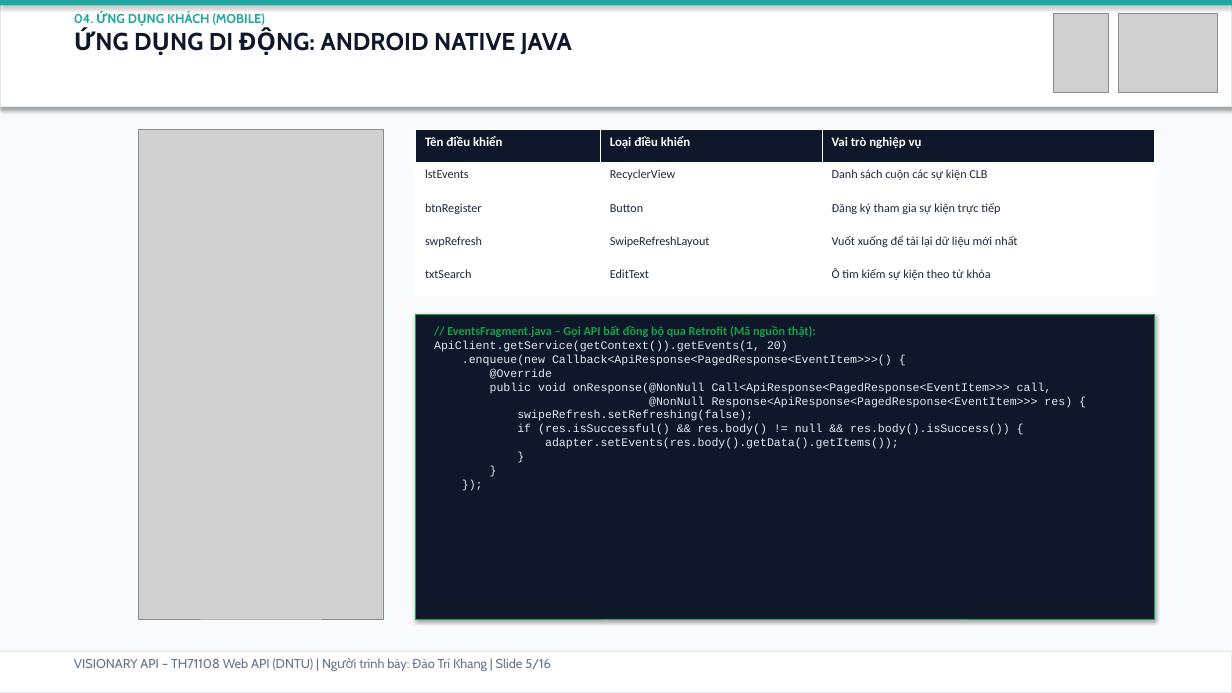
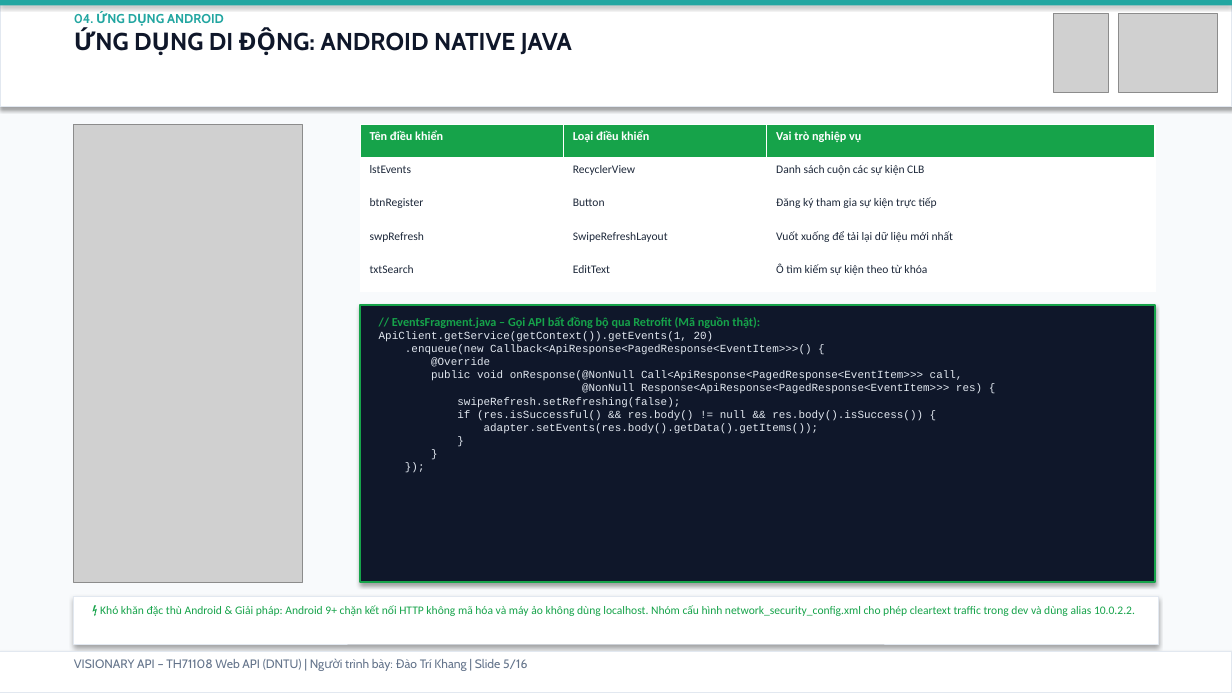
Before and after one commit to lovemvaf/visionary-api, a slide deck: slide 5 of deliverables/VISIONARY_TH71108_FINAL_PRESENTATION.pptx. Drawn at 1232x693 pixels with LibreOffice and Linux fonts; fonts in the diff are those of the drawing; grey boxes stand for pictures. Boxes give left, top, right and bottom in pixels: in the first picture for what was removed or moved away, otherwise in the second. Text is boxed around its words. In the diff, an @@ line names an element or a change of style, - is before the commit and + after.

```diff
--- a/deliverables/VISIONARY_TH71108_FINAL_PRESENTATION.pptx
+++ b/deliverables/VISIONARY_TH71108_FINAL_PRESENTATION.pptx
@@ text at (x1=74, y1=14, x2=224, y2=28): text changed @@
-04. ỨNG DỤNG KHÁCH (MOBILE)
+04. ỨNG DỤNG ANDROID
@@ picture resized from (x1=139, y1=129, x2=384, y2=619) to (x1=74, y1=125, x2=303, y2=582) @@
@@ table at (x1=360, y1=125, x2=1155, y2=291) @@
@@ fill #0F172A to #16A34A in row 1 @@
@@ size 10 to 9.5 pt in "Tên điều khiển", "Loại điều khiển", "Vai trò nghiệp vụ" @@
@@ size 9.5 to 9 pt in "lstEvents", "RecyclerView", "Danh sách cuộn các sự kiện CLB", "btnRegister" and 8 more places @@
@@ table resized from (x1=416, y1=129, x2=1155, y2=296) to (x1=360, y1=125, x2=1155, y2=291) @@
@@ rectangle resized from (x1=416, y1=314, x2=1155, y2=619) to (x1=360, y1=305, x2=1155, y2=582) @@
@@ rectangle at (x1=360, y1=305, x2=1155, y2=582): outline #16A34A 0.75 pt to #16A34A 1.5 pt @@
@@ text "// EventsFragment.java – Gọi API ..." moved from (x1=434, y1=326, x2=1072, y2=449) to (x1=379, y1=317, x2=982, y2=434) @@
@@ text at (x1=379, y1=332, x2=982, y2=434): size 9 to 8.5 pt in "ApiClient.getService(getContext()).getEvents(1, 20)", ".enqueue(new Callback<ApiResponse<PagedResponse<EventItem>>> ...", "@Override", "public void onResponse(@NonNull Call<ApiResponse<PagedRespon ..." and 7 more places @@
@@ rectangle added at (x1=74, y1=596, x2=1158, y2=644), fill #FFFFFF, outline #E2E8F0 0.75 pt @@
@@ text added at (x1=100, y1=605, x2=1135, y2=616), 9 pt, text #16A34A @@
+⚡ Khó khăn đặc thù Android & Giải pháp: Android 9+ chặn kết nối HTTP không mã hóa và máy ảo không dùng localhost. Nhóm cấu hình network_security_config.xml cho phép cleartext traffic trong dev và dùng alias 10.0.2.2.
@@ text "VISIONARY API – TH71108 Web ..." at (x1=74, y1=659, x2=527, y2=671): size 10 to 9.5 pt @@
```
Also in this commit, not shown: 14 other slides changed, 1 slide added, 1 slide removed, 50 other files.
